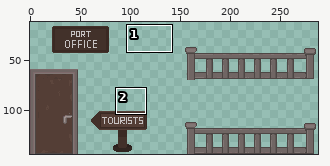
Sprite sheet -- dist/assets/tiles/portTiles.png. Above: a wide view before the commit, with the close-up outlined.
Close-up. Before the commit:
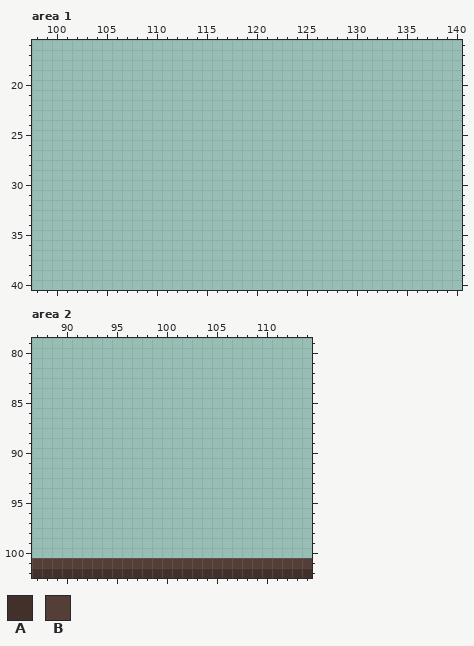
The file is 288x144 pixels. Colours within 5 levels of each other are drawn and written as one. Shown: area 1: x 98..140, y 16..40; area 2: x 87..114, y 79..102. The wide view leaves out empty margins.
Palette (. is transparent): A #42312a  B #543e36
Pixels before, area 2, first column x 87:
101 BBBBBBBBBBBBBBBBBBBBBBBBBBBB
102 AAAAAAAAAAAAAAAAAAAAAAAAAAAA
The result:
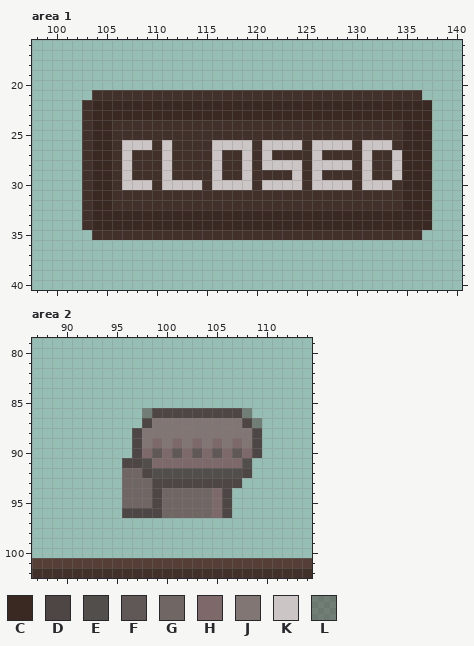
Colours new in this view: C #3a2923  D #4d4644  E #524e4c  F #605856  G #706664  H #7d696a  J #817674  K #cbc5c5  L #42312a73
Edits made:
Changed rows in their new state; - is an unchanged pixel.
Area 1:
first column x 103:
21 -AAAAAAAAAAAAAAAAAAAAAAAAAAAAAAAAA-
22 ACCCCCCCCCCCCCCCCCCCCCCCCCCCCCCCCCC
23 ACCCCCCCCCCCCCCCCCCCCCCCCCCCCCCCCCC
24 ACCAAAAAAAAAAAAAAAAAAAAAAAAAAAAACCC
25 ACCAAAAAAAAAAAAAAAAAAAAAAAAAAAAACCC
26 ACCAKKKAKAAAAKKKKAKKKKAKKKKAKKKACCC
27 ACCAKAAAKAAAAKAAKAKAAAAKAAAAKAAKCCC
28 ACCAKAAAKAAAAKAAKAKKKKAKKKKAKAAKCCC
29 ACCAKAAAKAAAAKAAKAAAAKAKAAAAKAAKCCC
30 ACCAKKKAKKKKAKKKKAKKKKAKKKKAKKKACCC
31 ACCAAAAAAAAAAAAAAAAAAAAAAAAAAAAACCC
32 ACCAAAAAAAAAAAAAAAAAAAAAAAAAAAAACCC
33 ACCCCCCCCCCCCCCCCCCCCCCCCCCCCCCCCCC
34 ACCCCCCCCCCCCCCCCCCCCCCCCCCCCCCCCCC
35 -AAAAAAAAAAAAAAAAAAAAAAAAAAAAAAAAA-
Area 2:
first column x 96:
 86 --LDDDDDDDDDL-
 87 --DJJJJJJJJJDL
 88 -DJJJJJJJJJJJD
 89 -DJHJHJHJHJHJD
 90 -DHFHFHFHFHFHD
 91 DDEHHHHHHHHHE-
 92 GGDEEEEEEEEED-
 93 GGGDDDDDDDDD--
 94 GGGDGGGGGHD---
 95 GGGDGGGGGHD---
 96 DDDDGGGGGHD---
Boxes around the changes in both close-ups, in picture pixels (x1, y1, x2, y2):
added: (82, 90, 432, 240)
added: (122, 408, 262, 518)
